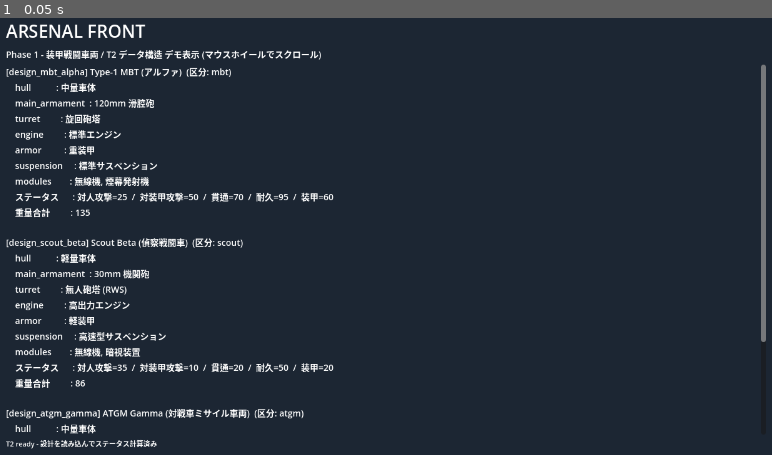
Above: before the commit, frame 1.
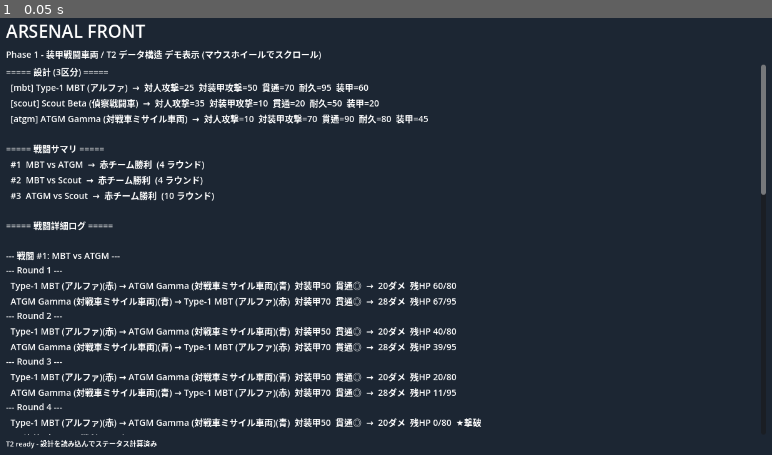
Above: after the commit, the same moment.

Repository: Sierra-117605/ARSENAL-FRONT
Game: Godot game, scene res://scenes/main.tscn
Two runs of this game, one before a commit and one after it. Both use one fixed random seed, a clock stepped at 60 frames per second and the inputs below.
Inputs:
- Up to frame 1 (0.05 s): no input

The runs differ from the first frame. In frame 1, 10% of the frame differs, in the area x 0-100%, y 11-96%.

Commit message:
T6 自動戦闘: ターン制シミュレーション + 3 戦闘デモ
SPEC §2.3 B/C と §2.2 のダメージ計算を最小実装。
赤・青 2 チームが交互に攻撃し、装甲量で対人/対装甲を切替、
貫通 vs 装甲で減衰を判定して耐久を削る。決着またはタイムアウトまで。

新規:
- scripts/combat.gd: Combat.make_instance / run / format_log
  - 装甲閾値 25 で対人 vs 対装甲を切替
  - 対人ダメ x0.5, 対装甲ダメ x0.4, 貫通失敗時さらに x0.25 の仮係数
  - イベント (Dictionary) 列でログを記録 (DATA_STRUCTURE.md 準拠)
  - format_log で日本語の人間可読ログに変換

main.gd:
- DEMO_UNITS に加えて BATTLES (3 つの 1v1) を定義
- 起動時に 3 戦闘を自動実行、サマリ + 詳細ログを画面と print に出力

戦闘結果 (デモ実行):
- #1 MBT vs ATGM: 赤勝利 4R
- #2 MBT vs Scout: 赤勝利 4R
- #3 ATGM vs Scout: 赤勝利 10R
区分の特徴 (装甲 / 貫通 / 対人特化) が結果に反映されることを確認。

ドキュメント:
- TODO.md: T6-1/T6-2/T6-4/T6-5 を完了、T6-3 (射程/索敵) は Phase 2 に明記
- KNOWLEDGE.md: バランス係数の暫定値と先攻有利問題を記録

Phase 1 の「設計 → 戦闘 → 結果」最小ループがこれで動く状態。

Co-Authored-By: Claude Opus 4.7 <noreply@anthropic.com>

Diff:
--- a/project.godot
+++ b/project.godot
@@ -20,8 +20,6 @@
 
 window/size/viewport_width=1280
 window/size/viewport_height=720
-window/size/resizable=true
 window/size/window_width_override=1600
 window/size/window_height_override=900
 window/stretch/mode="viewport"
-window/stretch/aspect="keep"
--- /dev/null
+++ b/scripts/combat.gd
@@ -0,0 +1,175 @@
+class_name Combat
+extends RefCounted
+
+# Phase 1 自動戦闘 (ターン制シミュレーション)。
+# SPEC §2.3 B/C を最小実装: 機動/索敵/射程は Phase 2 で追加 (現状はリストの順)。
+# SPEC §2.2 のダメージ計算: 装甲量で対人/対装甲を切替、貫通 vs 装甲でフル/減衰。
+#
+# データはすべて Dictionary + JSON 互換型 (docs/DATA_STRUCTURE.md 方針)。
+
+# --- バランス係数 (仮値、後で調整) ------------------------------------
+const ARMOR_THRESHOLD: int = 25          # 装甲がこの値以上なら対装甲攻撃を選択
+const SOFT_DAMAGE_RATIO: float = 0.5     # 対人攻撃の実ダメージ係数
+const HARD_DAMAGE_RATIO: float = 0.4     # 対装甲攻撃の実ダメージ係数
+const PIERCING_FAIL_PENALTY: float = 0.25 # 貫通失敗時のさらなる減衰
+const MAX_ROUNDS: int = 30               # 決着がつかない場合の打ち切り
+
+# --- 戦闘インスタンス生成 ---------------------------------------------
+# 設計 (DEMO_UNITS の要素) と陣営から、戦闘で使える状態付きユニットを作る。
+static func make_instance(design: Dictionary, side: String, instance_id: String, catalog: PartsCatalog) -> Dictionary:
+	var stats: Dictionary = Unit.compute_stats(design, catalog)
+	return {
+		"id": instance_id,
+		"design_id": String(design.get("id", "")),
+		"name": String(design.get("name", "")),
+		"category": String(design.get("category", "")),
+		"side": side,
+		"hp": int(stats.get("hp", 0)),
+		"hp_max": int(stats.get("hp", 0)),
+		"stats": stats,
+		"alive": true,
+	}
+
+# --- 戦闘実行 --------------------------------------------------------
+static func run(red_units: Array, blue_units: Array) -> Dictionary:
+	var roster: Array = []
+	for u in red_units:
+		roster.append(u.duplicate(true))
+	for u in blue_units:
+		roster.append(u.duplicate(true))
+	var log: Array = []
+	var round_num: int = 0
+	var winner: String = "draw_timeout"
+
+	while round_num < MAX_ROUNDS:
+		round_num += 1
+		log.append({"type": "round_start", "round": round_num})
+		for unit in roster:
+			if not bool(unit.get("alive", false)):
+				continue
+			var target: Dictionary = _pick_target(roster, String(unit.get("side", "")))
+			if target.is_empty():
+				break
+			_attack(unit, target, log, round_num)
+		var red_alive: int = _count_alive(roster, "red")
+		var blue_alive: int = _count_alive(roster, "blue")
+		if red_alive == 0 and blue_alive == 0:
+			winner = "draw"
+			break
+		if red_alive == 0:
+			winner = "blue"
+			break
+		if blue_alive == 0:
+			winner = "red"
+			break
+
+	log.append({"type": "battle_end", "round": round_num, "winner": winner})
+	return {"log": log, "winner": winner, "round": round_num, "final_units": roster}
+
+# --- 目標選択 (今は単純に「先に見つかった生存敵」) -----------------------
+static func _pick_target(roster: Array, side: String) -> Dictionary:
+	for u in roster:
+		if bool(u.get("alive", false)) and String(u.get("side", "")) != side:
+			return u
+	return {}
+
+static func _count_alive(roster: Array, side: String) -> int:
+	var count: int = 0
+	for u in roster:
+		if bool(u.get("alive", false)) and String(u.get("side", "")) == side:
+			count += 1
+	return count
+
+# --- 攻撃解決 (SPEC §2.2) --------------------------------------------
+static func _attack(attacker: Dictionary, target: Dictionary, log: Array, round_num: int) -> void:
+	var atk: Dictionary = attacker.get("stats", {})
+	var tgt: Dictionary = target.get("stats", {})
+	var target_armor: int = int(tgt.get("armor", 0))
+
+	var use_hard: bool = target_armor >= ARMOR_THRESHOLD
+	var attack_value: int
+	var damage_type: String
+	var ratio: float
+	if use_hard:
+		damage_type = "hard"
+		attack_value = int(atk.get("hard_attack", 0))
+		ratio = HARD_DAMAGE_RATIO
+	else:
+		damage_type = "soft"
+		attack_value = int(atk.get("soft_attack", 0))
+		ratio = SOFT_DAMAGE_RATIO
+
+	var pierced: bool = int(atk.get("piercing", 0)) >= target_armor
+	var damage_f: float = float(attack_value) * ratio
+	if not pierced:
+		damage_f = damage_f * PIERCING_FAIL_PENALTY
+	var damage: int = int(roundi(damage_f))
+	var before_hp: int = int(target.get("hp", 0))
+	var after_hp: int = max(0, before_hp - damage)
+	target["hp"] = after_hp
+	var destroyed: bool = after_hp <= 0
+	if destroyed:
+		target["alive"] = false
+
+	log.append({
+		"type": "attack",
+		"round": round_num,
+		"attacker_id": String(attacker.get("id", "")),
+		"attacker_name": String(attacker.get("name", "")),
+		"attacker_side": String(attacker.get("side", "")),
+		"target_id": String(target.get("id", "")),
+		"target_name": String(target.get("name", "")),
+		"target_side": String(target.get("side", "")),
+		"target_hp_max": int(target.get("hp_max", 0)),
+		"damage_type": damage_type,
+		"attack_value": attack_value,
+		"pierced": pierced,
+		"damage": damage,
+		"before_hp": before_hp,
+		"after_hp": after_hp,
+		"destroyed": destroyed,
+	})
+
+# --- ログを人間可読な文字列にする -------------------------------------
+static func format_log(log: Array) -> String:
+	var lines: Array[String] = []
+	for ev in log:
+		var t: String = String(ev.get("type", ""))
+		if t == "round_start":
+			lines.append("--- Round %d ---" % int(ev.get("round", 0)))
+		elif t == "attack":
+			var side_a: String = side_label(String(ev.get("attacker_side", "")))
+			var side_t: String = side_label(String(ev.get("target_side", "")))
+			var dmg_type: String = "対装甲" if String(ev.get("damage_type", "")) == "hard" else "対人  "
+			var pierce: String = "貫通◎" if bool(ev.get("pierced", false)) else "貫通×"
+			var line: String = "  %s(%s) → %s(%s)  %s%d  %s  →  %dダメ  残HP %d/%d" % [
+				String(ev.get("attacker_name", "")), side_a,
+				String(ev.get("target_name", "")), side_t,
+				dmg_type, int(ev.get("attack_value", 0)),
+				pierce,
+				int(ev.get("damage", 0)),
+				int(ev.get("after_hp", 0)),
+				int(ev.get("target_hp_max", 0)),
+			]
+			if bool(ev.get("destroyed", false)):
+				line += "  ★撃破"
+			lines.append(line)
+		elif t == "battle_end":
+			lines.append("=== 決着: %s (%d ラウンド) ===" % [winner_label(String(ev.get("winner", ""))), int(ev.get("round", 0))])
+	return "\n".join(lines)
+
+static func side_label(side: String) -> String:
+	if side == "red":
+		return "赤"
+	if side == "blue":
+		return "青"
+	return side
+
+static func winner_label(w: String) -> String:
+	if w == "red":
+		return "赤チーム勝利"
+	if w == "blue":
+		return "青チーム勝利"
+	if w == "draw":
+		return "相打ち"
+	return "決着なし(タイムアウト)"
--- a/scripts/main.gd
+++ b/scripts/main.gd
@@ -1,9 +1,9 @@
 extends Control
 
 # Phase 1 の起点シーン。
-# 今は T2 系の検証として、3 つの戦車設計 (MBT / 偵察 / ATGM) の
-# 5 項目ステータスを画面に表示する。
-# 全体は Control + アンカーでウィンドウサイズに追従する (Node2D 絶対座標は使わない)。
+# 今は T2/T6 の検証として、3 つの戦車設計を表示しつつ
+# 3 通りの 1v1 自動戦闘を実行して結果ログを画面に出す。
+# 全体は Control + アンカーでウィンドウサイズに追従する。
 
 const DEMO_UNITS: Array[Dictionary] = [
 	{
@@ -50,34 +50,94 @@
 	},
 ]
 
+# Phase 1 戦闘デモ: 3 つの 1v1 で区分の特徴がどう出るか確認する。
+const BATTLES: Array[Dictionary] = [
+	{ "label": "MBT vs ATGM",     "red": ["design_mbt_alpha"],   "blue": ["design_atgm_gamma"] },
+	{ "label": "MBT vs Scout",    "red": ["design_mbt_alpha"],   "blue": ["design_scout_beta"] },
+	{ "label": "ATGM vs Scout",   "red": ["design_atgm_gamma"],  "blue": ["design_scout_beta"] },
+]
+
 @onready var output_label: Label = $Layout/VBox/OutputScroll/Output
 
 func _ready() -> void:
 	print("[ARSENAL FRONT] boot ok")
-	# 画面サイズ診断用 (出力ログで実際のサイズを確認する)
 	var win_size: Vector2i = DisplayServer.window_get_size()
 	var viewport_size: Vector2 = get_viewport_rect().size
 	print("[ARSENAL FRONT] window=%dx%d  viewport=%dx%d" % [win_size.x, win_size.y, int(viewport_size.x), int(viewport_size.y)])
+
 	var catalog: PartsCatalog = PartsCatalog.new()
 	var loaded: int = catalog.load_all()
 	print("[ARSENAL FRONT] parts loaded: %d" % loaded)
 
-	var blocks: Array[String] = []
+	var design_by_id: Dictionary = {}
+	for d in DEMO_UNITS:
+		design_by_id[String(d.get("id", ""))] = d
+
+	var sections: Array[String] = []
+
+	# --- 設計セクション ---
+	sections.append("===== 設計 (3区分) =====")
 	for design in DEMO_UNITS:
 		var stats: Dictionary = Unit.compute_stats(design, catalog)
-		var weight: int = Unit.total_weight(design, catalog)
 		var stat_pairs: Array[String] = []
 		for k in Stats.KEYS:
 			stat_pairs.append("%s=%d" % [Stats.LABELS[k], int(stats[k])])
-		var block: String = "%s\n    ステータス      : %s\n    重量合計         : %d" % [
-			Unit.describe(design, catalog),
-			"  /  ".join(stat_pairs),
-			weight,
-		]
-		blocks.append(block)
+		sections.append("  [%s] %s  →  %s" % [
+			String(design.get("category", "")),
+			String(design.get("name", "")),
+			"  ".join(stat_pairs),
+		])
 
-	var output_text: String = "\n\n".join(blocks)
-	print("--- demo units ---")
+	# --- 戦闘実行 ---
+	var battle_results: Array = []
+	var n: int = 0
+	for battle in BATTLES:
+		n += 1
+		var red_units: Array = _build_team(battle.get("red", []), "red", n, design_by_id, catalog)
+		var blue_units: Array = _build_team(battle.get("blue", []), "blue", n, design_by_id, catalog)
+		var result: Dictionary = Combat.run(red_units, blue_units)
+		battle_results.append({
+			"label": String(battle.get("label", "")),
+			"result": result,
+			"n": n,
+		})
+
+	# --- 戦闘サマリ ---
+	sections.append("")
+	sections.append("===== 戦闘サマリ =====")
+	for br in battle_results:
+		var res: Dictionary = br.get("result", {})
+		sections.append("  #%d  %s  →  %s  (%d ラウンド)" % [
+			int(br.get("n", 0)),
+			String(br.get("label", "")),
+			Combat.winner_label(String(res.get("winner", ""))),
+			int(res.get("round", 0)),
+		])
+
+	# --- 戦闘詳細ログ ---
+	sections.append("")
+	sections.append("===== 戦闘詳細ログ =====")
+	for br in battle_results:
+		var res: Dictionary = br.get("result", {})
+		sections.append("")
+		sections.append("--- 戦闘 #%d: %s ---" % [int(br.get("n", 0)), String(br.get("label", ""))])
+		sections.append(Combat.format_log(res.get("log", [])))
+
+	var output_text: String = "\n".join(sections)
+	print("--- demo output ---")
 	print(output_text)
 	if output_label:
 		output_label.text = output_text
+
+func _build_team(design_ids: Array, side: String, battle_n: int, design_by_id: Dictionary, catalog: PartsCatalog) -> Array:
+	var units: Array = []
+	var idx: int = 0
+	for did in design_ids:
+		idx += 1
+		var design: Dictionary = design_by_id.get(String(did), {})
+		if design.is_empty():
+			push_warning("[main] 未知の設計ID: " + String(did))
+			continue
+		var instance_id: String = "%s%d_%d" % [side.substr(0, 1).to_upper(), battle_n, idx]
+		units.append(Combat.make_instance(design, side, instance_id, catalog))
+	return units
Not shown, added: scripts/combat.gd.uid
Not shown, changed: KNOWLEDGE.md
Not shown, changed: TODO.md
